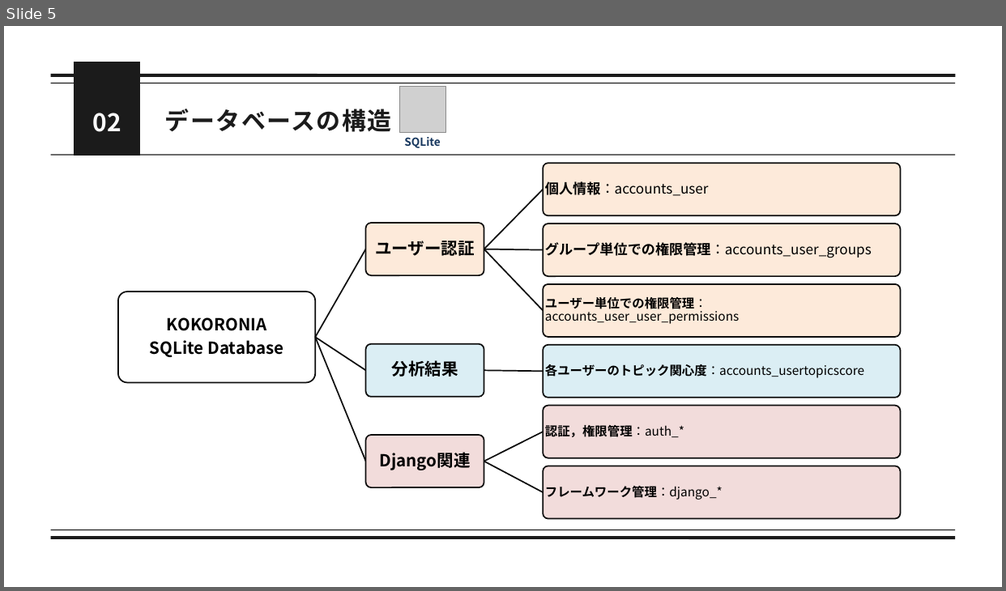
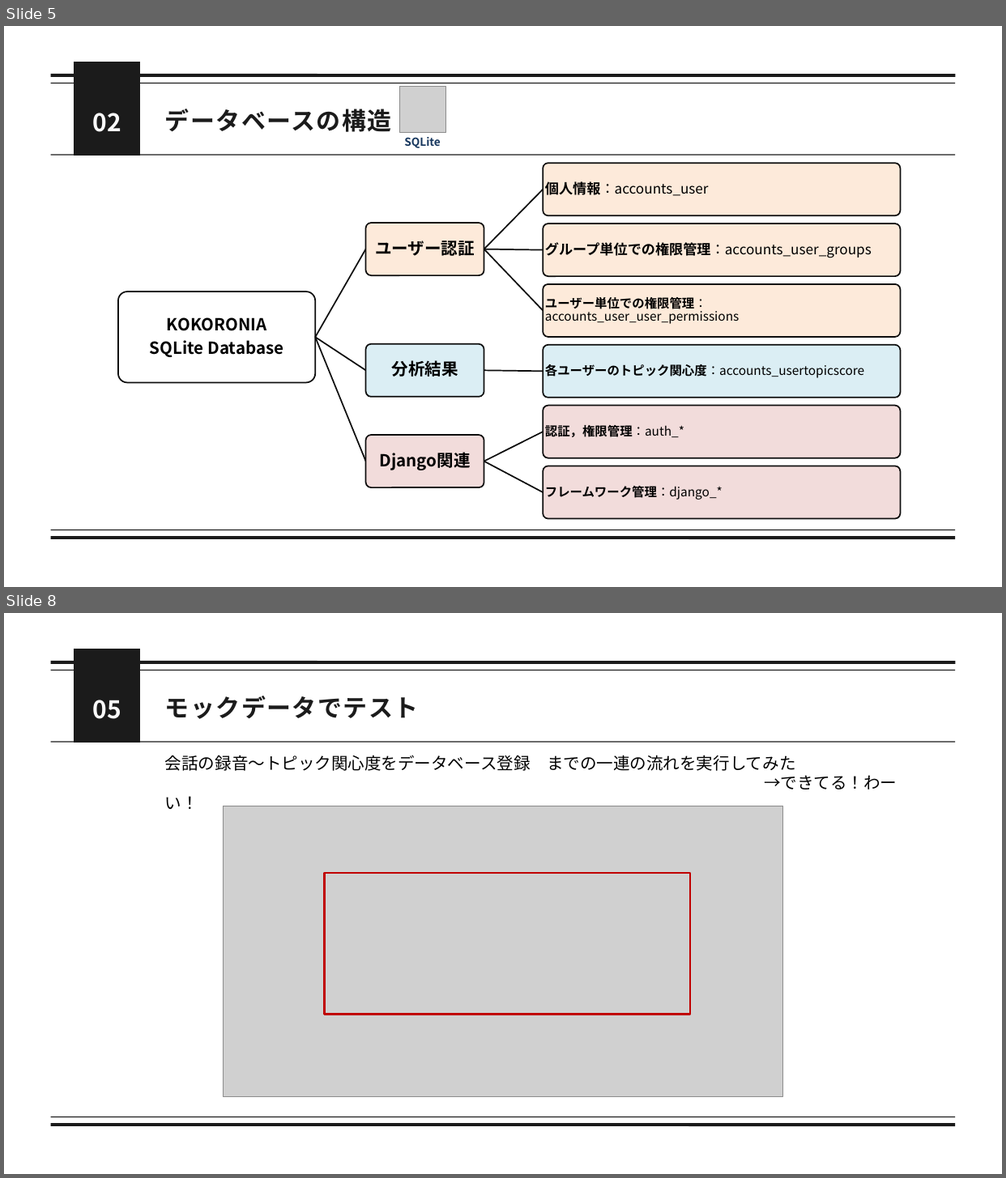
Before and after one commit to momok47/kokoronia, a slide deck: docs/ミーティング/発表資料/25_0711_進捗.pptx. Shown one above the other, each under a label of ours: slide 5 before the commit, slides 5 and 8 after it; the slides between them are not shown. The pictures are 1006x591 and 1006x1178 pixels, drawn with LibreOffice and Linux fonts; fonts in the diff are those of the drawing; grey boxes stand for pictures. Boxes give left, top, right and bottom in pixels: in the first picture for what was removed or moved away, otherwise in the second. Text is boxed around its words. In the diff, an @@ line names an element or a change of style, - is before the commit and + after.

```diff
--- a/docs/ミーティング/発表資料/25_0711_進捗.pptx
+++ b/docs/ミーティング/発表資料/25_0711_進捗.pptx
@@ slide 8 added at bbox=[4, 613, 1002, 1174], background #FFFFFF @@
@@ freeform shape added at bbox=[74, 649, 140, 743], fill #1B1B1B @@
@@ line added from (51, 671) to (955, 671), #1B1B1B 1.5 pt @@
@@ line added from (51, 662) to (955, 662), #1B1B1B 4.5 pt @@
@@ text added at bbox=[93, 700, 121, 719], 35 pt, text #FAFAFA, bold @@
+05
@@ text added at bbox=[165, 696, 419, 719], 35 pt, text #1B1B1B, bold @@
+モックデータでテスト
@@ line added from (51, 742) to (955, 742), #1B1B1B 1.5 pt @@
@@ text added at bbox=[165, 755, 897, 790], 24 pt, text #000000 @@
+会話の録音〜トピック関心度をデータベース登録 までの一連の流れを実行してみた
+→できてる！わーい！
@@ picture added at bbox=[223, 806, 783, 1097] @@
@@ rectangle added at bbox=[324, 873, 690, 1014], outline #C00000 3 pt @@
@@ line added from (51, 1117) to (955, 1117), #1B1B1B 1.5 pt @@
@@ line added from (51, 1125) to (955, 1125), #1B1B1B 4.5 pt @@
```
Also in this commit, not shown: 5 slides changed, 1 other slide added, 7 other files.
